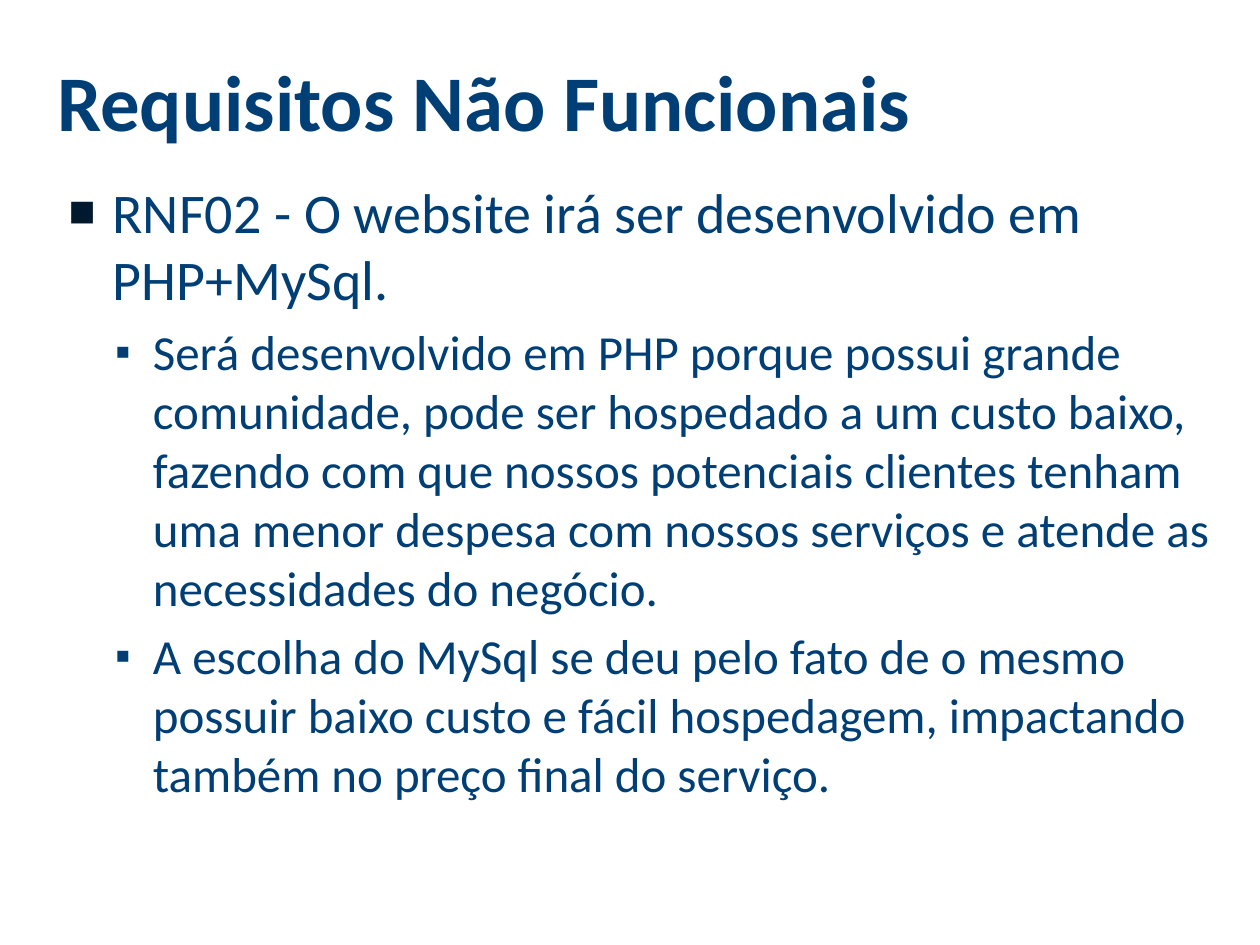
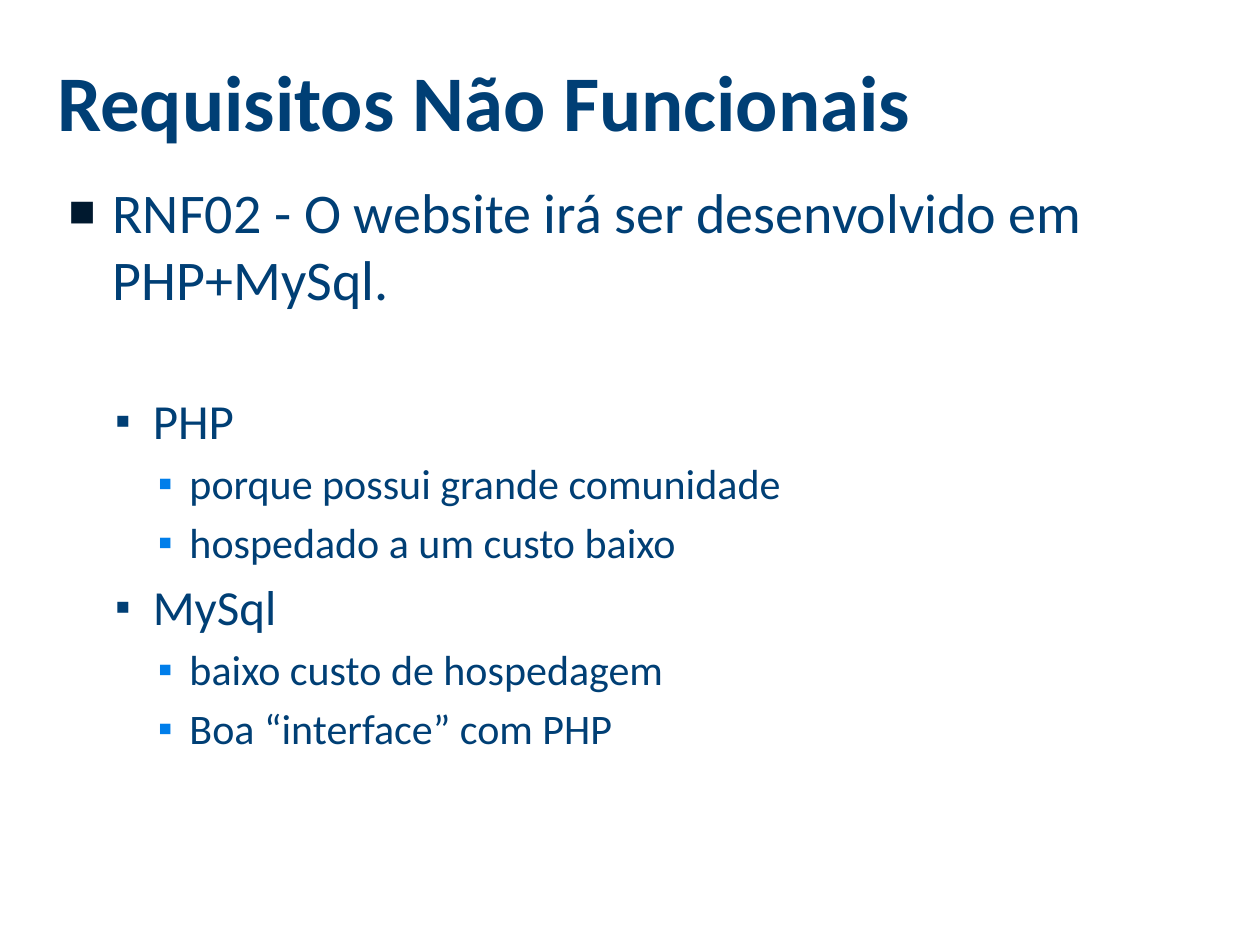
Before and after one commit to viniciussouza1210/Central-Cond, a slide deck: slide 13 of PROPOSTA/Apresentação Proposta - Central Cond.pptx (slide 14 before the commit). Drawn at 1260x945 pixels with LibreOffice and Linux fonts; fonts in the diff are those of the drawing; background and template pictures are left out. Boxes give left, top, right and bottom in pixels: in the first picture for what was removed or moved away, otherwise in the second. Text is boxed around its words. In the diff, an @@ line names an element or a change of style, - is before the commit and + after.

```diff
--- a/PROPOSTA/Apresentação Proposta - Central Cond.pptx
+++ b/PROPOSTA/Apresentação Proposta - Central Cond.pptx
@@ text at bbox=[153, 407, 781, 745]: text changed; size 28 to 24 pt @@
-  ▪ Será desenvolvido em PHP porque possui grande comunidade, pode ser hospedado a um custo baixo, fazendo com que nossos potenciais clientes tenham uma menor despesa com nossos serviços e atende as necessidades do negócio.
-  ▪ A escolha do MySql se deu pelo fato de o mesmo possuir baixo custo e fácil hospedagem, impactando também no preço final do serviço.
+  ▪ PHP
+    ▪ porque possui grande comunidade
+    ▪ hospedado a um custo baixo
+  ▪ MySql
+    ▪ baixo custo de hospedagem
+    ▪ Boa “interface” com PHP
```
Also in this commit, not shown: 10 other slides changed, 2 slides removed.
